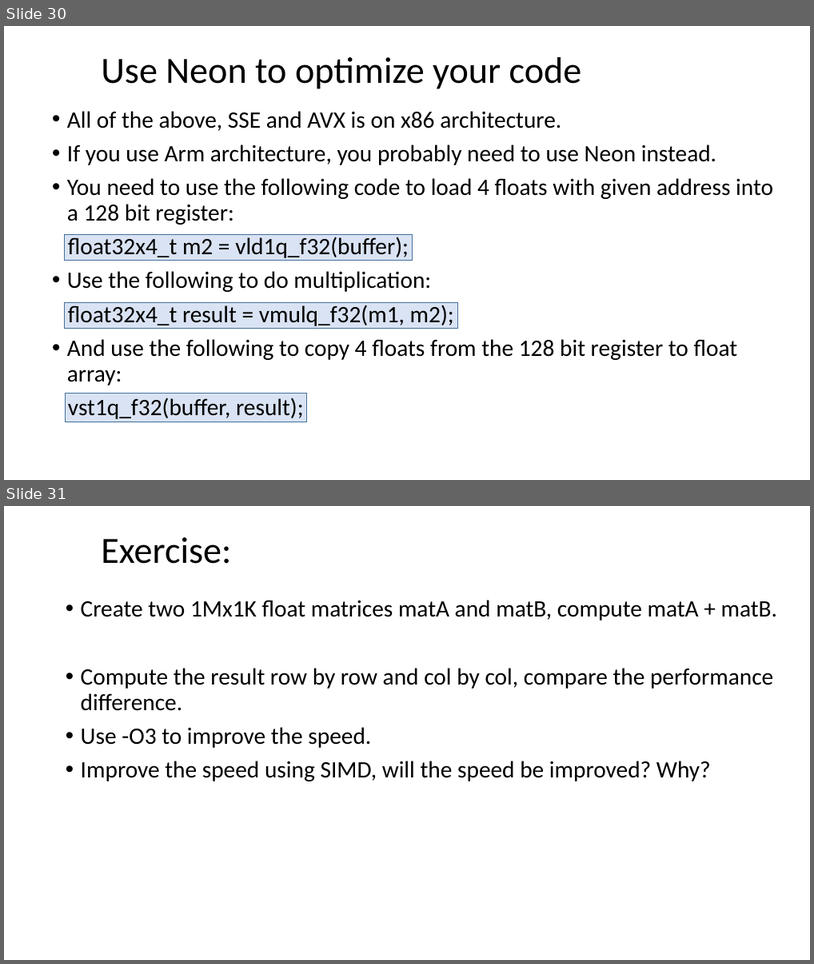
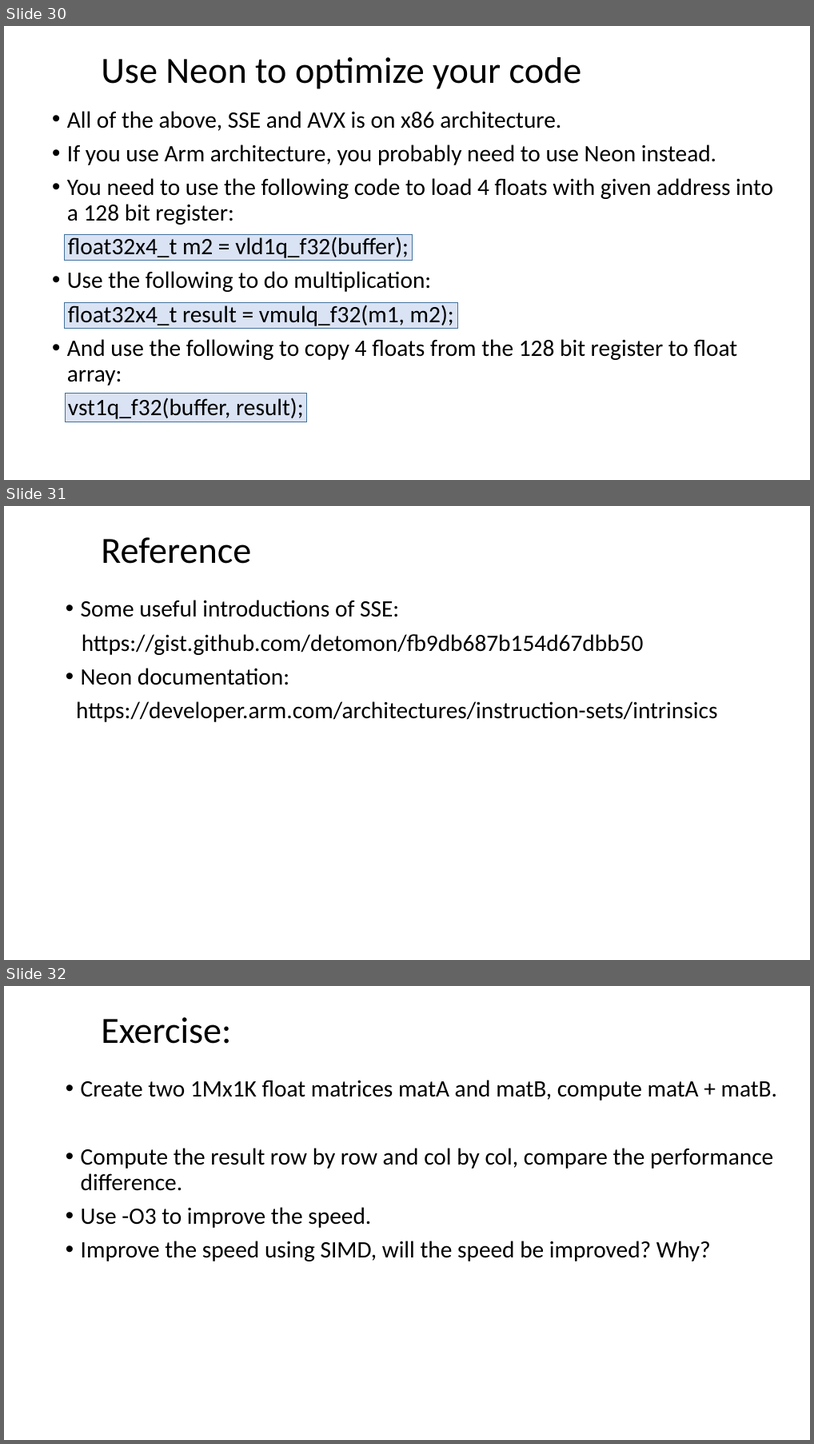
Before and after one commit to dayekuaipao/CPPLearning, a slide deck: week08/Lab08.pptx. Shown one above the other, each under a label of ours: slides 30 and 31 before the commit, slides 30, 31 and 32 after it. The pictures are 814x964 and 814x1444 pixels, drawn with LibreOffice and Linux fonts; fonts in the diff are those of the drawing; background and template pictures are left out. Boxes give left, top, right and bottom in pixels: in the first picture for what was removed or moved away, otherwise in the second. Text is boxed around its words. In the diff, an @@ line names an element or a change of style, - is before the commit and + after.

Commit message:
add reference in Lab08.pptx

```diff
--- a/week08/Lab08.pptx
+++ b/week08/Lab08.pptx
@@ slide 31 added at (x1=4, y1=506, x2=810, y2=960), background #FFFFFF @@
@@ title added at (x1=101, y1=537, x2=251, y2=564), 44 pt, text #000000 @@
+Reference
@@ text added at (x1=76, y1=600, x2=718, y2=722), 28 pt, text #000000 @@
+• Some useful introductions of SSE:
+https://gist.github.com/detomon/fb9db687b154d67dbb50
+• Neon documentation:
+https://developer.arm.com/architectures/instruction-sets/intrinsics
@@ what was slide 31 is now slide 32 @@
```
